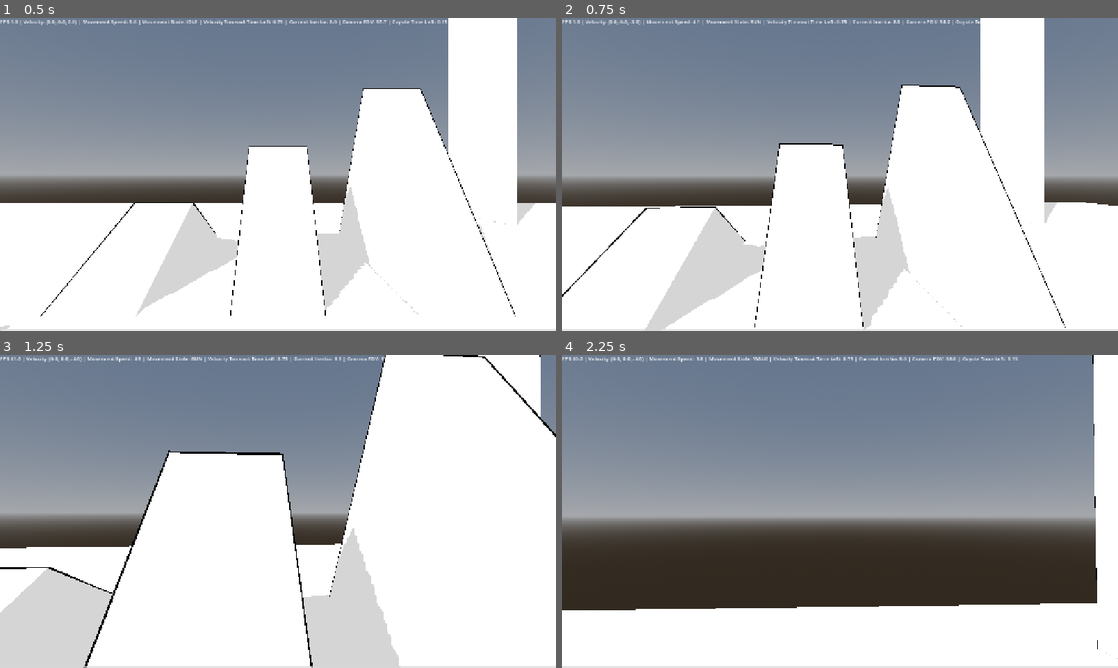
Above: before the commit, frames 1-4 (two rows, left to right).
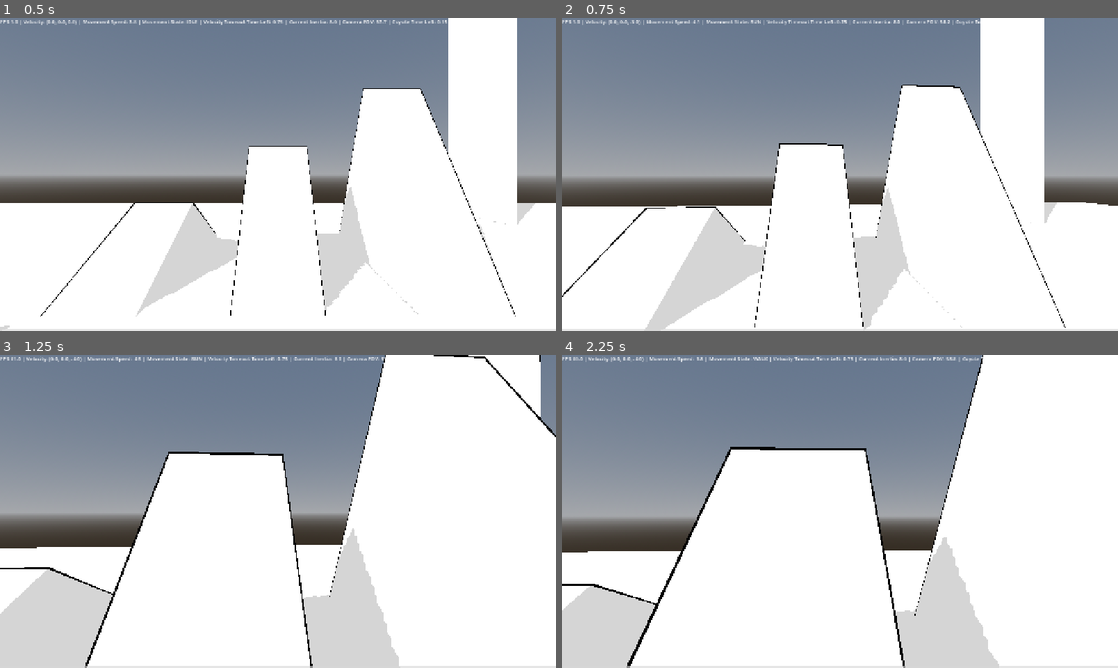
Above: after the commit, the same moments.

Repository: naxemis/multiplayer-fps
Game: Godot game, scene res://scenes/root/root.tscn
Same seed, same stepped clock (60 frames per second), same inputs: the game is played once before the commit and once after it.
Inputs (mouse positions are in pixels of both pictures, inside the frame that each line leads up to):
- Up to frame 1 (0.5 s): no input
- Up to frame 2 (0.75 s): move the mouse to (867, 174) at 0.52 s; hold W (forward) from 0.53 s (still down); hold Shift (run) from 0.53 s (still down)
- Up to frame 3 (1.25 s): keep holding W (forward); keep holding Shift (run); tap Ctrl (change_wall_jump_direction) at 0.77, 1.07 s; tap C (slide) at 0.8 s
- Up to frame 4 (2.25 s): keep holding W (forward); move the mouse to (812, 511) at 1.27 s; release Shift (run) at 1.28 s; tap C (slide) at 1.35 s; tap Ctrl (change_wall_jump_direction) at 1.52, 1.55, 1.82 s; move the mouse to (851, 505) at 2.02 s; hold Ctrl (change_wall_jump_direction) from 2.03 s (still down)

Frame 1 is identical in both runs. In frame 2, less than 0.1% of the frame differs, in the area x 0-91%, y 21-99%; in frame 3, 0.4%; in frame 4, 48%, in the area x 0-100%, y 0-100%.

Commit message:
fix(jump): pressing jump keystroke enters jump state instead of double jump

Diff:
--- a/project.godot
+++ b/project.godot
@@ -24,6 +24,7 @@
 
 window/size/viewport_width=1280
 window/size/viewport_height=720
+window/size/mode=2
 window/stretch/mode="canvas_items"
 window/stretch/aspect="ignore"
 
--- a/scripts/player/components/movement_state_machine.gd
+++ b/scripts/player/components/movement_state_machine.gd
@@ -56,19 +56,14 @@
 	_unslide_ray_cast_colliding = _unslide_ray_cast.is_colliding()
 
 var coyote_time_left: float = 0.0
-var is_coyote_time_active: bool = true
+var coyote_time_active: bool = true
 func _calculate_coyote_time(delta: float) -> void:
-	coyote_time_left = clampf(coyote_time_left, 0.0, default_coyote_time)
-
 	if _player.is_on_floor():
 		coyote_time_left = default_coyote_time
 	else:
 		coyote_time_left -= delta
 
-	if coyote_time_left >= 0:
-		is_coyote_time_active = true
-	else:
-		is_coyote_time_active = false
+	coyote_time_active = coyote_time_left > 0.0
 
 func _is_moving() -> bool:
 	return _player.movement_directions.x != 0 or _player.movement_directions.z != 0
@@ -83,28 +78,44 @@
 	return _player.stamina > minimum
 
 func _can_jump_off_ground() -> bool:
-	return _player.is_on_floor() or is_coyote_time_active
+	return _player.is_on_floor() and coyote_time_active
+
+func _is_on_ground() -> bool:
+	return _player.is_on_floor() and _player.velocity.y	<= 0
 
 func _can_enter_idle() -> bool:
-	return (!_is_moving() and _player.is_on_floor() and !_uncrouch_ray_cast_colliding) or _player.velocity_timeout
+	return (!_is_moving() and _is_on_ground() and !_uncrouch_ray_cast_colliding) or _player.velocity_timeout
 
 func _can_enter_walk() -> bool:
-	return _is_moving() and _player.is_on_floor() and (_current_state != MovementStates.JUMP or _current_state != MovementStates.DOUBLE_JUMP) and !_uncrouch_ray_cast_colliding and !_player.velocity_timeout
+	return _is_moving() and _is_on_ground() and !_uncrouch_ray_cast_colliding and !_player.velocity_timeout
 
 func _can_enter_run() -> bool:
-	return Input.is_action_pressed("run") and _is_moving_forward() and _player.is_on_floor() and !_uncrouch_ray_cast_colliding and !_player.velocity_timeout
+	var input_run: bool = Input.is_action_pressed("run")
+
+	return input_run and _is_moving_forward() and _is_on_ground() and !_uncrouch_ray_cast_colliding and !_player.velocity_timeout
 
 func _can_enter_crouch() -> bool:
-	return ((Input.is_action_pressed("crouch") and _player.is_on_floor()) and !_unslide_ray_cast_colliding) or _uncrouch_ray_cast_colliding
+	var input_crouch: bool = Input.is_action_pressed("crouch")
+
+	return ((input_crouch and _is_on_ground()) and !_unslide_ray_cast_colliding) or _uncrouch_ray_cast_colliding
 
 func _can_enter_slide() -> bool:
-	return Input.is_action_pressed("slide") and _player.is_on_floor() and _is_moving_forward() and !_player.velocity_timeout and _minimum_stamina(0.0)
+	var input_slide: bool = Input.is_action_pressed("slide")
+
+	return input_slide and _is_on_ground() and _is_moving_forward() and !_player.velocity_timeout and _minimum_stamina(0.0)
 
 func _can_enter_jump() -> bool:
-	return Input.is_action_just_pressed("jump") and (_player.is_on_floor() or is_coyote_time_active) and _current_state != MovementStates.CROUCH and _has_stamina_for(_player.jump_stamina_drain)
+	var input_jump: bool = Input.is_action_just_pressed("jump")
+	var no_blocked_state: bool = _current_state != MovementStates.CROUCH
+
+	return input_jump and _can_jump_off_ground() and no_blocked_state and _has_stamina_for(_player.jump_stamina_drain)
 
 func _can_enter_double_jump() -> bool:
-	return Input.is_action_just_pressed("jump") and !_player.is_on_floor() and _player.can_double_jump and _has_stamina_for(_player.double_jump_stamina_drain) and !is_coyote_time_active
+	var input_jump: bool = Input.is_action_just_pressed("jump")
+	var in_air: bool = !_player.is_on_floor() and !coyote_time_active
+	var already_in_air_state: bool = (_current_state == MovementStates.JUMP or _current_state == MovementStates.FALLING)
+
+	return input_jump and in_air and already_in_air_state and _has_stamina_for(_player.double_jump_stamina_drain)
 
 func _can_enter_wall_jump() -> bool:
 	return Input.is_action_just_pressed("jump") and _player.is_on_wall_only() and _is_moving() and _has_stamina_for(_player.wall_jump_stamina_drain)
--- a/scripts/player/player.gd
+++ b/scripts/player/player.gd
@@ -138,7 +138,7 @@
 @export var max_stamina: float = 100.0
 @onready var stamina: float = max_stamina
 
-var stamina_recovery = {
+var stamina_recovery := {
 	movement_state_machine.MovementStates.IDLE: idle_stamina_recovery,
 	movement_state_machine.MovementStates.CROUCH: crouch_stamina_recovery,
 	movement_state_machine.MovementStates.WALK: walk_stamina_recovery,
@@ -215,44 +215,36 @@
 # applies gravity to player's body, when it's not on floor
 @export var gravity_force: float = 18.0
 func gravity(delta) -> void:
-	if !is_on_floor():
-		movement_directions.y -= gravity_force * delta
-	else:
-		movement_directions.y = 0.0
+	movement_directions.y -= gravity_force * delta
 
 @export_category("Jumping")
 # adds jumping mechanic to player's movement
 @export var jump_velocity: float = 7.5
-func jump() -> void:
-	if movement_state_machine._can_enter_jump():
-		movement_directions.y = 0
-		movement_directions.y += jump_velocity
-
-		movement_state_machine.coyote_time_left = 0
-
-		one_time_stamina_drain(jump_stamina_drain)
+func _jump() -> void:
+	movement_directions.y = 0
+	movement_directions.y += jump_velocity
+
+	movement_state_machine.coyote_time_left = 0
+
+	one_time_stamina_drain(jump_stamina_drain)
 
 @export_category("Double Jumping")
 @export var double_jump_multiplier: float = 0.7
 @export var can_double_jump_after_wall_jump: bool = false
 var can_double_jump: bool = true
-var double_jumping: bool = false
-func double_jump(delta) -> void:
-	if is_on_floor() or (movement_state_machine._current_state == movement_state_machine.MovementStates.WALL_JUMP and can_double_jump_after_wall_jump):
+func _double_jump() -> void:
+	if is_on_floor():
 		can_double_jump = true
-		double_jumping = false
-
-	if movement_state_machine._can_enter_double_jump():
-		if movement_directions.y < 0:
-			movement_directions.y = 0.0
-
-		movement_directions.y += jump_velocity * double_jump_multiplier
-		can_double_jump = false
-		double_jumping = true
-
-		one_time_stamina_drain(double_jump_stamina_drain)
-
-		reset_wall_jumping_directions()
+
+	if movement_directions.y < 0:
+		movement_directions.y = 0.0
+
+	movement_directions.y += jump_velocity * double_jump_multiplier
+	can_double_jump = false
+
+	one_time_stamina_drain(double_jump_stamina_drain)
+
+	reset_wall_jumping_directions()
 #endregion
 
 #region Wall Jumping
@@ -316,9 +308,9 @@
 		states.SLIDE:
 			print("Entered SLIDE state")
 		states.JUMP:
-			print("Entered JUMP state")
+			_jump()
 		states.DOUBLE_JUMP:
-			print("Entered DOUBLE JUMP state")
+			_double_jump()
 		states.WALL_JUMP:
 			print("Entered WALL JUMP state")
 		states.FALLING:
@@ -339,27 +331,23 @@
 	movement_state_machine.state_changed.connect(_on_state_changed)
 
 func _process(delta: float) -> void:
+	movement_state_machine.process(delta)
 	get_velocity_timeout(delta)
-
 	collision_shape_animations(delta)
-
 	calculate_movement_speed(delta)
-
 	calculate_stamina(delta)
-
 	get_movement_directions()
 	calulcate_movement_inertia(delta)
 
 	gravity(delta)
-	jump()
-	double_jump(delta)
-
-	wall_jumping()
+
+	#double_jump(delta)
+
+	#wall_jumping()
 
 	movement_velocity()
 
 	camera_controller.process(delta, movement_speed)
-	movement_state_machine.process(delta)
 
 	var movement_states_array: Array[String] = ["IDLE", "WALK", "RUN", "CROUCH", "SLIDE", "JUMP", "DOUBLEJUMP", "WALLJUMP", "FALLING"]
 	%Debug.text = str("FPS:", Engine.get_frames_per_second(), " | Velocity: ", round(velocity), " | Movement Speed: ", sna …(345 unchanged characters)…
